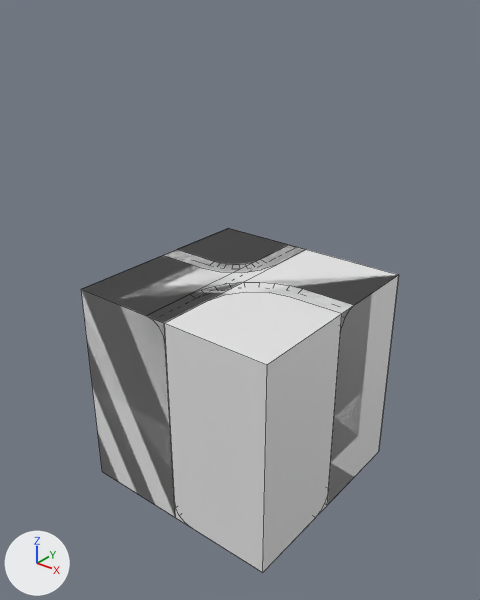
Renders of the FBX model Projects/CubeLife/Assets/NGamed/Objects/Cubes/Meshes/Cubes.fbx from each side of a commit.
Both versions are drawn from a 50 mm camera at (1.67, -2.11, 2.21) aimed at (0.01, -0.04, 0.93). Arrows for +X, +Y and +Z are at lower left; the lights stay in place. Mesh edges are drawn as thin lines. Where no turn or scale is listed for an object, it has been applied to the vertices.

Before the edit, the objects in view are built like this:
```python
me_mesh_009 = bpy.data.meshes.new('Mesh.009')
me_mesh_009.from_pydata(...)  # 114 vertices, 92 faces; spans x -0.5..0.5, y -0.5..0.5, z 0.0..1.0
me_mesh_009.materials.append(mat_material)  # white #e7e7e7
me_mesh_011 = bpy.data.meshes.new('Mesh.011')
me_mesh_011.from_pydata(...)  # a box spanning x -0.5..0.5, y -0.5..0.5, z 0.0..1.0
me_mesh_015 = bpy.data.meshes.new('Mesh.015')
me_mesh_015.from_pydata(...)  # 16 vertices, 10 faces; spans x -0.5..0.0, y 0.0..0.5, z 0.0..1.0
ob_cornercollider = bpy.data.objects.new('CornerCollider', me_mesh_015)
ob_cornercollider.location = (0.0, 0.0, 0.0)
ob_flatcollider = bpy.data.objects.new('FlatCollider', me_mesh_011)
ob_flatcollider.location = (0.0, 0.0, 0.0)
ob_invertedcorner = bpy.data.objects.new('InvertedCorner', me_mesh_009)
ob_invertedcorner.location = (0.0, 0.0, 0.0)
# also in view: 'Straight' at (0.0, 0.0, 0.5); 'InvertedCornerCollider' at (0.0, 0.0, 0.5); 'Corner' at (0.0, 0.0, 0.5); 'StraightCollider' at (-0.25, 0.0, 0.5)
```
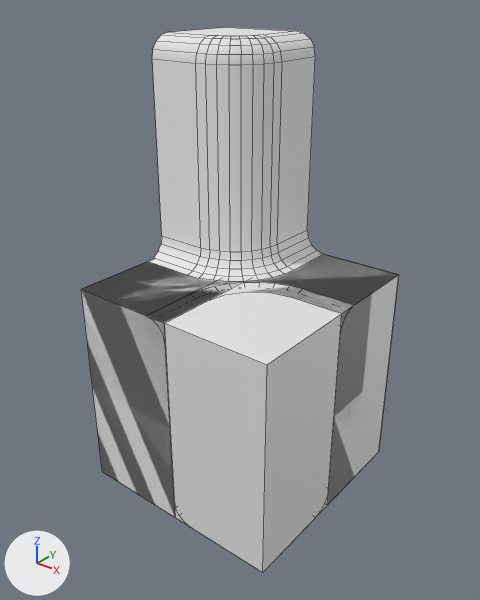
The change, as a diff of the scene's bpy script:
```diff
--- a/Projects/CubeLife/Assets/NGamed/Objects/Cubes/Meshes/Cubes.fbx.py
+++ b/Projects/CubeLife/Assets/NGamed/Objects/Cubes/Meshes/Cubes.fbx.py
@@ me_mesh_017 @@
+me_mesh_017.from_pydata(...)  # 224 vertices, 183 faces; spans x -0.5..0.5, y -0.5..0.5, z 0.0..2.0
+me_mesh_017.materials.append(mat_material)  # white #e7e7e7
@@ ob_hill @@
+ob_hill = bpy.data.objects.new('Hill', me_mesh_017)
+ob_hill.location = (0.0, 0.0, 0.0)
```

Where the change shows, as pixel boxes [x1, y1, x2, y2] in the pictures (480 x 600 px):
'Hill', added
    after: [84, 27, 397, 315]
'StraightCollider', unchanged, covered by the edit
    before: [83, 234, 302, 301]
    after: [87, 268, 237, 322]
'Straight', unchanged, covered by the edit
    before: [85, 228, 287, 315]
    after: [85, 262, 213, 314]
'CornerCollider', unchanged, covered by the edit
    before: [163, 229, 304, 273]
